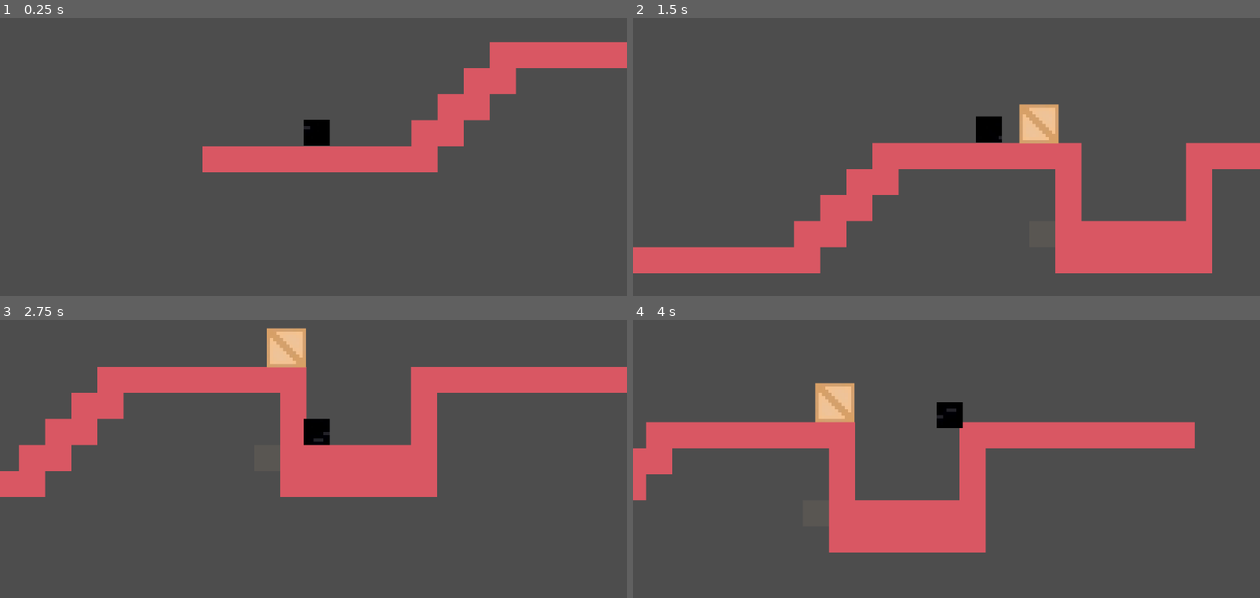
Above: before the commit, frames 1-4 (two rows, left to right).
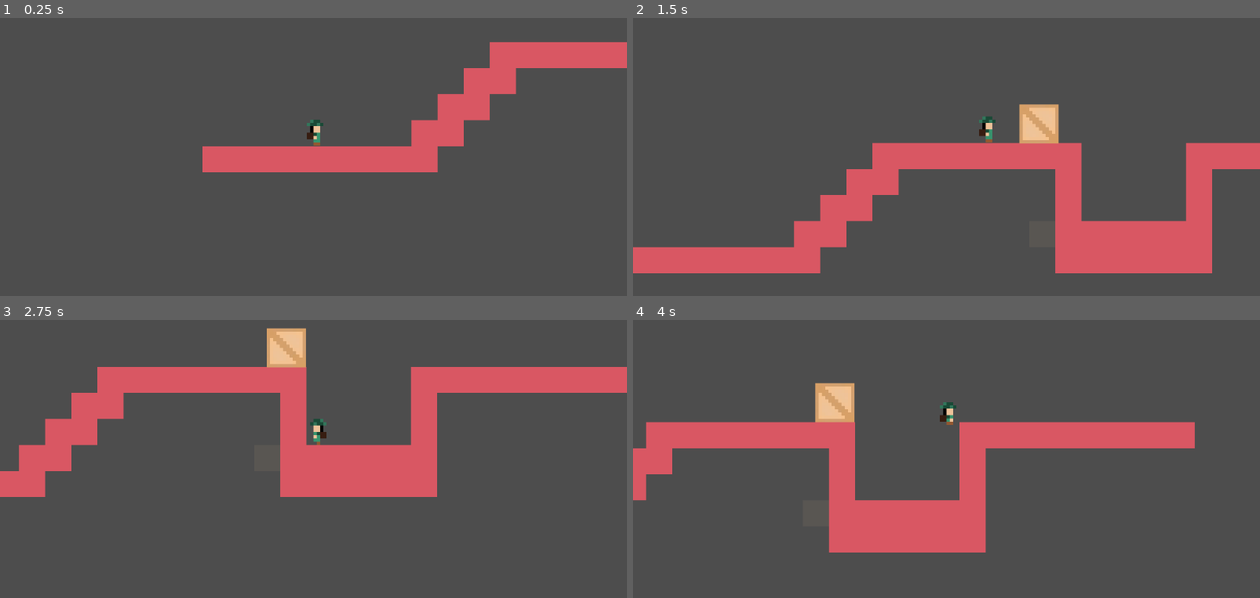
Above: after the commit, the same moments.

Repository: AzmainAhnaf/Speed-Jam-1
Game: Godot game, scene res://scenes/game.tscn
Two runs of this game, one before a commit and one after it. Both use one fixed random seed, a clock stepped at 60 frames per second and the inputs below.
Inputs:
- Up to frame 1 (0.25 s): no input
- Up to frame 2 (1.5 s): hold D (Move_right) from 0.53 s (still down); tap Space (Jump) at 0.6, 0.77, 1.07, 1.35 s
- Up to frame 3 (2.75 s): tap Space (Jump) at 1.52, 1.82, 2.1 s; release D (Move_right) at 2.03 s; hold A (Move_left) from 2.03 s (still down)
- Up to frame 4 (4 s): release A (Move_left) at 2.78 s; hold D (Move_right) from 2.78 s (still down); tap Space (Jump) at 2.85, 3.02, 3.32, 3.6, 3.77 s

The runs differ from the first frame. In frame 1, 0.4% of the frame differs, in the area x 48-53%, y 36-46%; in frame 2, 0.4%; in frame 3, 0.4%, in the area x 48-53%, y 35-46%; in frame 4, 0.4%.

Commit message:
Changed player sprites and Implemented animation
Implemented animation for walking, jumping and climbing

Diff:
--- a/project.godot
+++ b/project.godot
@@ -51,6 +51,18 @@
 , Object(InputEventKey,"resource_local_to_scene":false,"resource_name":"","device":-1,"window_id":0,"alt_pressed":false,"shift_pressed":false,"ctrl_pressed":false,"meta_pressed":false,"pressed":false,"keycode":0,"physical_keycode":4194322,"key_label":0,"unicode":0,"echo":false,"script":null)
 ]
 }
+Is_climbing={
+"deadzone": 0.5,
+"events": [Object(InputEventKey,"resource_local_to_scene":false,"resource_name":"","device":-1,"window_id":0,"alt_pressed":false,"shift_pressed":false,"ctrl_pressed":false,"meta_pressed":false,"pressed":false,"keycode":0,"physical_keycode":87,"key_label":0,"unicode":119,"echo":false,"script":null)
+, Object(InputEventKey,"resource_local_to_scene":false,"resource_name":"","device":-1,"window_id":0,"alt_pressed":false,"shift_pressed":false,"ctrl_pressed":false,"meta_pressed":false,"pressed":false,"keycode":0,"physical_keycode":83,"key_label":0,"unicode":115,"echo":false,"script":null)
+, Object(InputEventKey,"resource_local_to_scene":false,"resource_name":"","device":-1,"window_id":0,"alt_pressed":false,"shift_pressed":false,"ctrl_pressed":false,"meta_pressed":false,"pressed":false,"keycode":0,"physical_keycode":4194320,"key_label":0,"unicode":0,"echo":false,"script":null)
+, Object(InputEventKey,"resource_local_to_scene":false,"resource_name":"","device":-1,"window_id":0,"alt_pressed":false,"shift_pressed":false,"ctrl_pressed":false,"meta_pressed":false,"pressed":false,"keycode":0,"physical_keycode":4194322,"key_label":0,"unicode":0,"echo":false,"script":null)
+, Object(InputEventKey,"resource_local_to_scene":false,"resource_name":"","device":-1,"window_id":0,"alt_pressed":false,"shift_pressed":false,"ctrl_pressed":false,"meta_pressed":false,"pressed":false,"keycode":0,"physical_keycode":65,"key_label":0,"unicode":97,"echo":false,"script":null)
+, Object(InputEventKey,"resource_local_to_scene":false,"resource_name":"","device":-1,"window_id":0,"alt_pressed":false,"shift_pressed":false,"ctrl_pressed":false,"meta_pressed":false,"pressed":false,"keycode":0,"physical_keycode":68,"key_label":0,"unicode":100,"echo":false,"script":null)
+, Object(InputEventKey,"resource_local_to_scene":false,"resource_name":"","device":-1,"window_id":0,"alt_pressed":false,"shift_pressed":false,"ctrl_pressed":false,"meta_pressed":false,"pressed":false,"keycode":0,"physical_keycode":4194319,"key_label":0,"unicode":0,"echo":false,"script":null)
+, Object(InputEventKey,"resource_local_to_scene":false,"resource_name":"","device":-1,"window_id":0,"alt_pressed":false,"shift_pressed":false,"ctrl_pressed":false,"meta_pressed":false,"pressed":false,"keycode":0,"physical_keycode":4194321,"key_label":0,"unicode":0,"echo":false,"script":null)
+]
+}
 
 [rendering]
 
--- a/scenes/player.tscn
+++ b/scenes/player.tscn
@@ -1,132 +1,91 @@
-[gd_scene load_steps=22 format=3 uid="uid://dbec3d5jx4ugc"]
+[gd_scene load_steps=15 format=3 uid="uid://dbec3d5jx4ugc"]
 
 [ext_resource type="Script" path="res://scripts/player.gd" id="1_2dgsp"]
-[ext_resource type="Texture2D" uid="uid://cybnsuo2pmmef" path="res://assets/sprites/player_linear.jpeg" id="1_3ddx0"]
+[ext_resource type="Texture2D" uid="uid://ch8h0u41km2qg" path="res://assets/sprites/player_run.png" id="2_3kmud"]
+[ext_resource type="Texture2D" uid="uid://c485qsu05f8g3" path="res://assets/sprites/player_climb.png" id="2_cyuxc"]
+[ext_resource type="Texture2D" uid="uid://bvm1i8xx6tkt3" path="res://assets/sprites/player_jump.png" id="3_qsbfs"]
 
-[sub_resource type="AtlasTexture" id="AtlasTexture_6fcbh"]
-atlas = ExtResource("1_3ddx0")
+[sub_resource type="AtlasTexture" id="AtlasTexture_h3chg"]
+atlas = ExtResource("2_cyuxc")
 region = Rect2(0, 0, 8, 8)
 
-[sub_resource type="AtlasTexture" id="AtlasTexture_rknlh"]
-atlas = ExtResource("1_3ddx0")
+[sub_resource type="AtlasTexture" id="AtlasTexture_wgemt"]
+atlas = ExtResource("2_cyuxc")
 region = Rect2(8, 0, 8, 8)
 
-[sub_resource type="AtlasTexture" id="AtlasTexture_2vy56"]
-atlas = ExtResource("1_3ddx0")
+[sub_resource type="AtlasTexture" id="AtlasTexture_40rku"]
+atlas = ExtResource("2_cyuxc")
+region = Rect2(0, 0, 8, 8)
+
+[sub_resource type="AtlasTexture" id="AtlasTexture_2ol4r"]
+atlas = ExtResource("2_3kmud")
 region = Rect2(16, 0, 8, 8)
 
-[sub_resource type="AtlasTexture" id="AtlasTexture_fawit"]
-atlas = ExtResource("1_3ddx0")
-region = Rect2(24, 0, 8, 8)
+[sub_resource type="AtlasTexture" id="AtlasTexture_pq7kv"]
+atlas = ExtResource("3_qsbfs")
+region = Rect2(8, 0, 8, 8)
 
-[sub_resource type="AtlasTexture" id="AtlasTexture_qajgb"]
-atlas = ExtResource("1_3ddx0")
-region = Rect2(32, 0, 8, 8)
+[sub_resource type="AtlasTexture" id="AtlasTexture_l1p5w"]
+atlas = ExtResource("2_3kmud")
+region = Rect2(16, 0, 8, 8)
 
-[sub_resource type="AtlasTexture" id="AtlasTexture_cvieo"]
-atlas = ExtResource("1_3ddx0")
-region = Rect2(40, 0, 8, 8)
+[sub_resource type="AtlasTexture" id="AtlasTexture_tvksu"]
+atlas = ExtResource("2_3kmud")
+region = Rect2(0, 0, 8, 8)
 
-[sub_resource type="AtlasTexture" id="AtlasTexture_88jgw"]
-atlas = ExtResource("1_3ddx0")
-region = Rect2(48, 0, 8, 8)
+[sub_resource type="AtlasTexture" id="AtlasTexture_mb4cx"]
+atlas = ExtResource("2_3kmud")
+region = Rect2(8, 0, 8, 8)
 
-[sub_resource type="AtlasTexture" id="AtlasTexture_1w3ko"]
-atlas = ExtResource("1_3ddx0")
-region = Rect2(56, 0, 8, 8)
-
-[sub_resource type="AtlasTexture" id="AtlasTexture_il4nq"]
-atlas = ExtResource("1_3ddx0")
-region = Rect2(64, 0, 8, 8)
-
-[sub_resource type="AtlasTexture" id="AtlasTexture_18gm8"]
-atlas = ExtResource("1_3ddx0")
-region = Rect2(72, 0, 8, 8)
-
-[sub_resource type="AtlasTexture" id="AtlasTexture_241xa"]
-atlas = ExtResource("1_3ddx0")
-region = Rect2(80, 0, 8, 8)
-
-[sub_resource type="AtlasTexture" id="AtlasTexture_x42i1"]
-atlas = ExtResource("1_3ddx0")
-region = Rect2(88, 0, 8, 8)
-
-[sub_resource type="AtlasTexture" id="AtlasTexture_jopnt"]
-atlas = ExtResource("1_3ddx0")
-region = Rect2(96, 0, 8, 8)
-
-[sub_resource type="AtlasTexture" id="AtlasTexture_ueg5k"]
-atlas = ExtResource("1_3ddx0")
-region = Rect2(104, 0, 8, 8)
-
-[sub_resource type="AtlasTexture" id="AtlasTexture_8ya03"]
-atlas = ExtResource("1_3ddx0")
-region = Rect2(112, 0, 8, 8)
-
-[sub_resource type="AtlasTexture" id="AtlasTexture_fdonv"]
-atlas = ExtResource("1_3ddx0")
-region = Rect2(120, 0, 8, 8)
-
-[sub_resource type="AtlasTexture" id="AtlasTexture_mm8kc"]
-atlas = ExtResource("1_3ddx0")
-region = Rect2(128, 0, 8, 8)
-
-[sub_resource type="SpriteFrames" id="SpriteFrames_jhish"]
+[sub_resource type="SpriteFrames" id="SpriteFrames_s54oa"]
 animations = [{
 "frames": [{
 "duration": 1.0,
-"texture": SubResource("AtlasTexture_6fcbh")
+"texture": SubResource("AtlasTexture_h3chg")
 }, {
 "duration": 1.0,
-"texture": SubResource("AtlasTexture_rknlh")
+"texture": SubResource("AtlasTexture_wgemt")
+}],
+"loop": true,
+"name": &"Climb",
+"speed": 5.0
+}, {
+"frames": [{
+"duration": 1.0,
+"texture": SubResource("AtlasTexture_40rku")
+}],
+"loop": true,
+"name": &"Climb_idle",
+"speed": 5.0
+}, {
+"frames": [{
+"duration": 1.0,
+"texture": SubResource("AtlasTexture_2ol4r")
+}],
+"loop": true,
+"name": &"Idle",
+"speed": 5.0
+}, {
+"frames": [{
+"duration": 1.0,
+"texture": SubResource("AtlasTexture_pq7kv")
+}],
+"loop": true,
+"name": &"Jump",
+"speed": 5.0
+}, {
+"frames": [{
+"duration": 1.0,
+"texture": SubResource("AtlasTexture_l1p5w")
 }, {
 "duration": 1.0,
-"texture": SubResource("AtlasTexture_2vy56")
+"texture": SubResource("AtlasTexture_tvksu")
 }, {
 "duration": 1.0,
-"texture": SubResource("AtlasTexture_fawit")
-}, {
-"duration": 1.0,
-"texture": SubResource("AtlasTexture_qajgb")
-}, {
-"duration": 1.0,
-"texture": SubResource("AtlasTexture_cvieo")
-}, {
-"duration": 1.0,
-"texture": SubResource("AtlasTexture_88jgw")
-}, {
-"duration": 1.0,
-"texture": SubResource("AtlasTexture_1w3ko")
-}, {
-"duration": 1.0,
-"texture": SubResource("AtlasTexture_il4nq")
-}, {
-"duration": 1.0,
-"texture": SubResource("AtlasTexture_18gm8")
-}, {
-"duration": 1.0,
-"texture": SubResource("AtlasTexture_241xa")
-}, {
-"duration": 1.0,
-"texture": SubResource("AtlasTexture_x42i1")
-}, {
-"duration": 1.0,
-"texture": SubResource("AtlasTexture_jopnt")
-}, {
-"duration": 1.0,
-"texture": SubResource("AtlasTexture_ueg5k")
-}, {
-"duration": 1.0,
-"texture": SubResource("AtlasTexture_8ya03")
-}, {
-"duration": 1.0,
-"texture": SubResource("AtlasTexture_fdonv")
-}, {
-"duration": 1.0,
-"texture": SubResource("AtlasTexture_mm8kc")
+"texture": SubResource("AtlasTexture_mb4cx")
 }],
 "loop": true,
-"name": &"default",
+"name": &"Run",
 "speed": 10.0
 }]
 
@@ -138,9 +97,11 @@
 script = ExtResource("1_2dgsp")
 
 [node name="AnimatedSprite2D" type="AnimatedSprite2D" parent="."]
-sprite_frames = SubResource("SpriteFrames_jhish")
-autoplay = "default"
-frame_progress = 0.677343
+z_index = 5
+z_as_relative = false
+sprite_frames = SubResource("SpriteFrames_s54oa")
+animation = &"Climb"
+autoplay = "Idle"
 
 [node name="CollisionShape2D" type="CollisionShape2D" parent="."]
 position = Vector2(0, 0.5)
--- a/scripts/Killzone.gd
+++ b/scripts/Killzone.gd
@@ -8,10 +8,6 @@
 	body.get_node("CollisionShape2D").queue_free()
 	timer.start()
 
-
-
-
-
 func _on_timer_timeout():
 	Engine.time_scale = 1
 	get_tree().reload_current_scene()
--- a/scripts/player.gd
+++ b/scripts/player.gd
@@ -6,6 +6,9 @@
 const ACCELERATION = 20
 const PUSH = 20
 @export var is_on_ladder = false
+
+@onready var animated_sprite = $AnimatedSprite2D
+
 
 # Get the gravity from the project settings to be synced with RigidBody nodes.
 var gravity = ProjectSettings.get_setting("physics/2d/default_gravity")
@@ -37,8 +40,24 @@
 	# As good practice, you should replace UI actions with custom gameplay actions.
 	if Input.is_action_pressed("Move_right"):
 		velocity.x = min(velocity.x + ACCELERATION, SPEED)
+		animated_sprite.flip_h = false
 	elif Input.is_action_pressed("Move_left"):
 		velocity.x = max(velocity.x - ACCELERATION, -SPEED)
+		animated_sprite.flip_h = true
 	else:
 		velocity.x = lerp(velocity.x, 0.0, 0.1)
+
+
+	# Playing player animations
+	if is_on_ladder and Input.is_action_pressed("Is_climbing"):
+		animated_sprite.play("Climb")
+	elif is_on_ladder:
+		animated_sprite.play("Climb_idle")
+	elif not is_on_floor():
+		animated_sprite.play("Jump")
+	elif velocity.x != 0 and not is_on_ladder:
+		animated_sprite.play("Run")
+	else:
+		animated_sprite.play("Idle")
+
 	move_and_slide()
Binary file removed: assets/sprites/player.jpeg
Binary file removed: assets/sprites/player1.jpeg
Binary file removed: assets/sprites/player2.jpeg
Not shown, removed: assets/sprites/player2.jpeg.import
Binary file added: assets/sprites/player_climb.png
Not shown, changed: assets/sprites/player_climb.png.import
Binary file added: assets/sprites/player_jump.png
Not shown, changed: assets/sprites/player_jump.png.import
Binary file removed: assets/sprites/player_linear.jpeg
Not shown, removed: assets/sprites/player_linear.jpeg.import
Binary file added: assets/sprites/player_run.png
Not shown, changed: assets/sprites/player_run.png.import
(and 1 more such lines)
